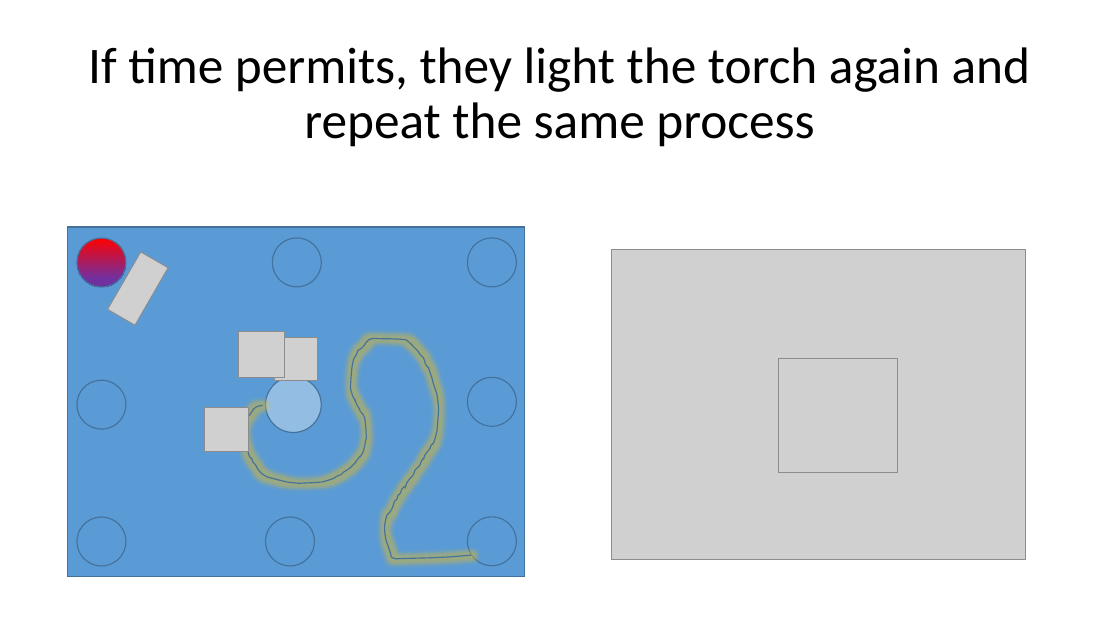
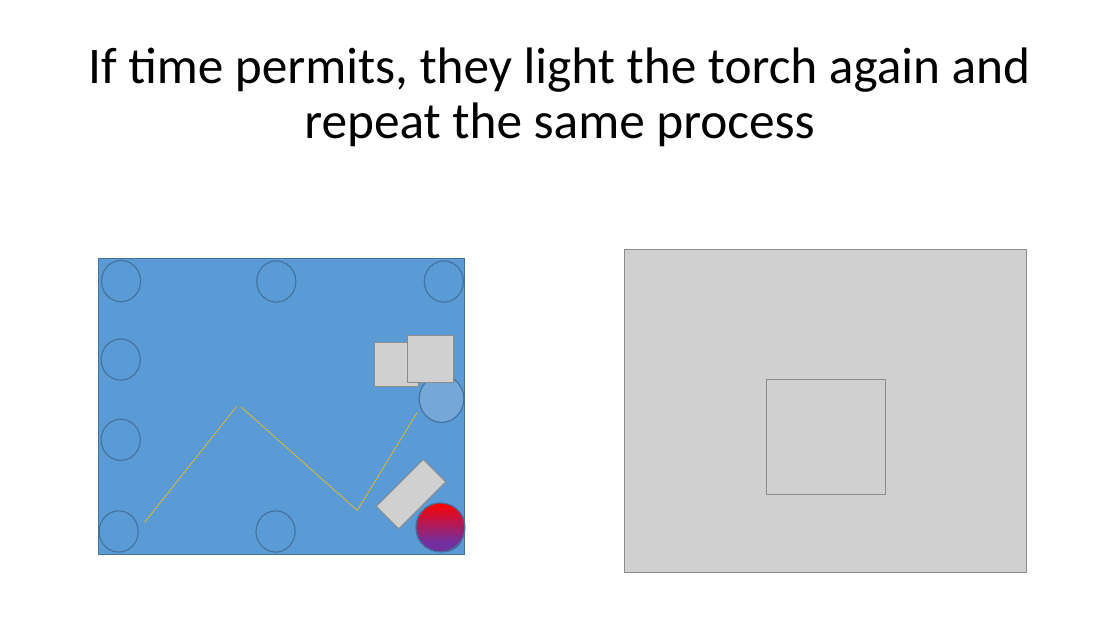
Before and after one commit to mmandel/8Nights2, a slide deck: slide 19 of docs/8NightsVRDesign_Rev2.pptx (slide 16 before the commit). Drawn at 1120x630 pixels with LibreOffice and Linux fonts; fonts in the diff are those of the drawing; grey boxes stand for pictures. Boxes give left, top, right and bottom in pixels: in the first picture for what was removed or moved away, otherwise in the second. Text is boxed around its words. In the diff, an @@ line names an element or a change of style, - is before the commit and + after.

```diff
--- a/docs/8NightsVRDesign_Rev2.pptx
+++ b/docs/8NightsVRDesign_Rev2.pptx
@@ rectangle: place and size @@
-rectangle at <box>68,227,524,576</box>
+rectangle at <box>99,259,465,555</box>
@@ ellipse: place and size @@
-ellipse at <box>77,238,126,287</box>
+ellipse at <box>102,260,141,302</box>
@@ ellipse at <box>102,260,141,302</box>: fill gradient #FF0000 to #7030A0 to #5B9BD5 @@
@@ ellipse: place and size @@
-ellipse at <box>272,238,321,287</box>
+ellipse at <box>257,261,297,302</box>
@@ ellipse: place and size @@
-ellipse at <box>467,238,516,287</box>
+ellipse at <box>424,261,464,302</box>
@@ picture: place and size @@
-picture at <box>612,250,1025,560</box>
+picture at <box>625,250,1028,573</box>
@@ ellipse added at <box>101,339,140,380</box>, fill #5B9BD5, outline #43739E 1 pt @@
@@ freeform shape removed at <box>245,339,471,559</box> @@
@@ picture: place and size @@
-picture at <box>275,337,318,381</box>
+picture at <box>375,343,418,386</box>
@@ picture: place and size @@
-picture at <box>239,331,286,378</box>
+picture at <box>408,336,455,383</box>
@@ ellipse removed at <box>266,377,321,433</box> @@
@@ ellipse: place and size @@
-ellipse at <box>467,377,516,426</box>
+ellipse at <box>419,376,464,423</box>
@@ ellipse at <box>419,376,464,423</box>: fill #5B9BD5 to #F2F2F2 at 16% opacity @@
@@ picture: place and size @@
-picture at <box>778,358,897,473</box>
+picture at <box>766,380,886,495</box>
@@ ellipse: place and size @@
-ellipse at <box>77,381,126,429</box>
+ellipse at <box>101,419,140,460</box>
@@ line added from (237, 407) to (145, 523), #FFC000 0.5 pt @@
@@ picture removed at <box>205,408,249,451</box> @@
@@ line added from (357, 511) to (241, 408), #FFC000 0.5 pt @@
@@ line added from (418, 413) to (357, 511), #FFC000 0.5 pt @@
@@ picture at <box>377,460,446,529</box>: rotation 30 to 225 degrees @@
@@ ellipse added at <box>416,503,465,552</box>, fill gradient #FF0000 to #7030A0, outline #43739E 1 pt @@
@@ ellipse: place and size @@
-ellipse at <box>77,518,126,566</box>
+ellipse at <box>99,511,139,552</box>
@@ ellipse: place and size @@
-ellipse at <box>266,518,314,566</box>
+ellipse at <box>256,511,296,552</box>
@@ ellipse: place and size @@
-ellipse at <box>467,517,516,565</box>
+ellipse at <box>424,511,464,552</box>
```
Also in this commit, not shown: 6 other slides changed, 6 slides added, 2 slides removed, 1 other file.
